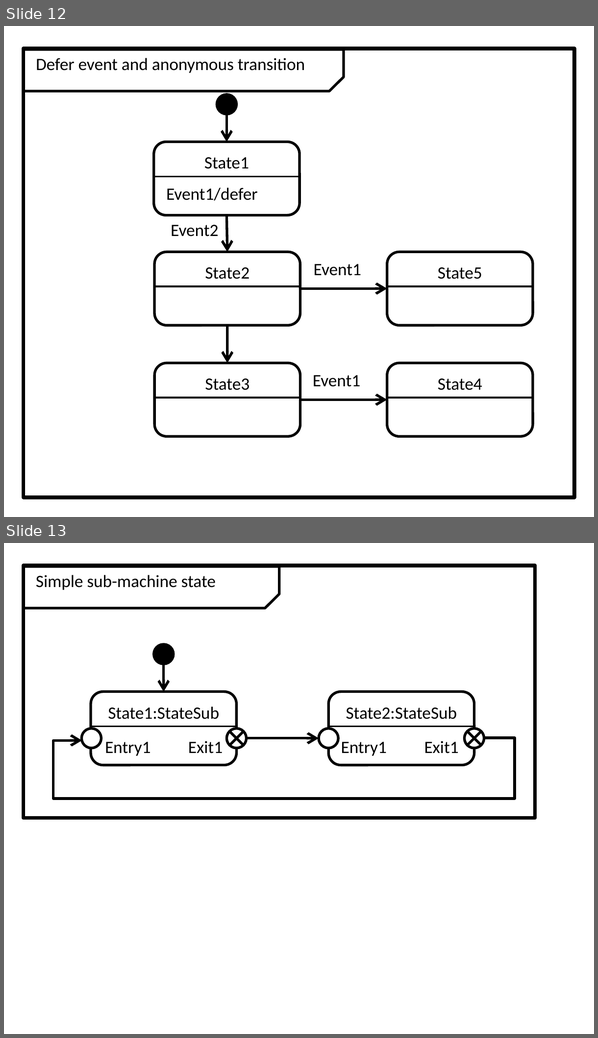
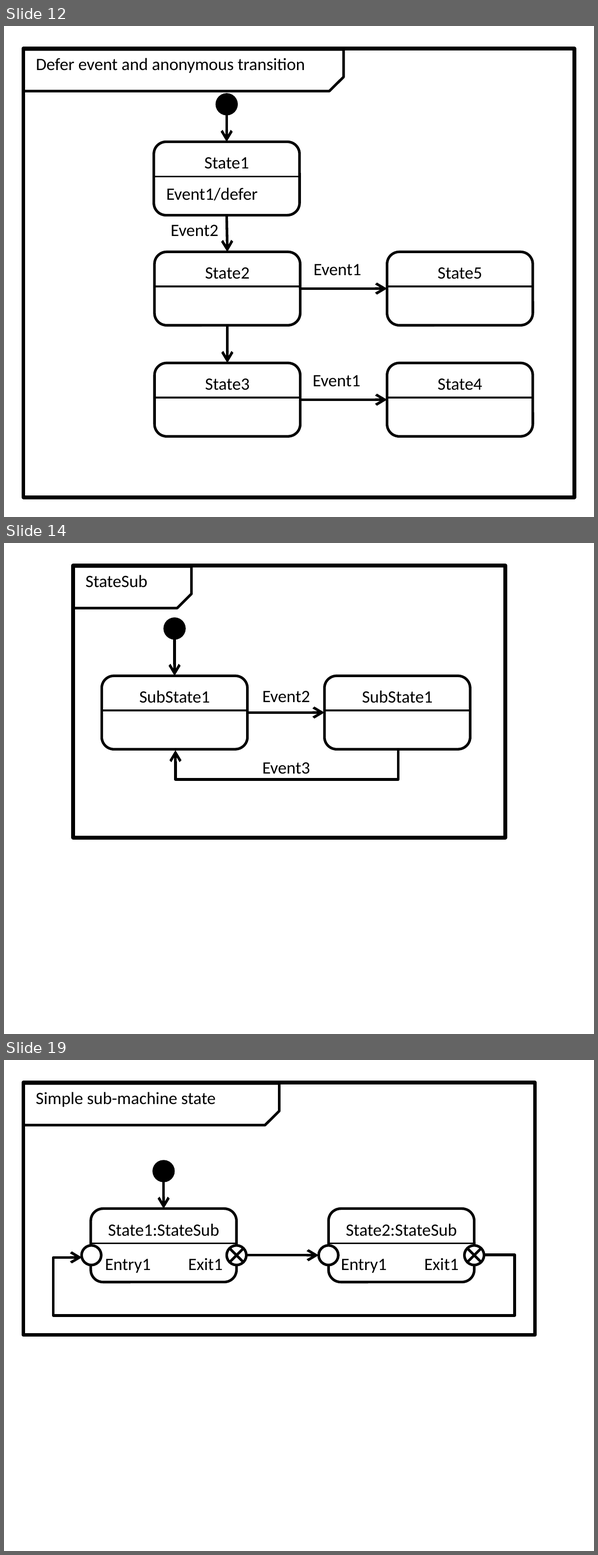
Before and after one commit to redboltz/cpp_sample, a slide deck: boost_training/msm/fig.pptx. Shown one above the other, each under a label of ours: slides 12 and 13 before the commit, slides 12, 14 and 19 after it; the slides between them are not shown. The pictures are 598x1038 and 598x1555 pixels, drawn with LibreOffice and Linux fonts; fonts in the diff are those of the drawing. Boxes give left, top, right and bottom in pixels: in the first picture for what was removed or moved away, otherwise in the second. Text is boxed around its words. In the diff, an @@ line names an element or a change of style, - is before the commit and + after.

Commit message:
Modified sub state machine diagrams.

```diff
--- a/boost_training/msm/fig.pptx
+++ b/boost_training/msm/fig.pptx
@@ slide 14 added at bbox=[4, 543, 594, 1034], background #FFFFFF @@
@@ rectangle added at bbox=[73, 566, 504, 837], outline #000000 2.25 pt @@
@@ snip rect added at bbox=[73, 567, 191, 608], outline #000000 1.5 pt @@
@@ text added at bbox=[85, 575, 147, 588], 10 pt, text #000000 @@
+StateSub
@@ ellipse added at bbox=[165, 619, 185, 639], fill #000000, outline #000000 1.5 pt @@
@@ arrow added from (175, 639) to (175, 676), #000000 1.5 pt @@
@@ rounded rectangle added at bbox=[102, 676, 247, 750], outline #000000 1.5 pt, 10 pt, text #000000 @@
+SubState1
@@ rounded rectangle added at bbox=[324, 676, 470, 750], outline #000000 1.5 pt, 10 pt, text #000000 @@
+SubState1
@@ text added at bbox=[262, 691, 310, 703], 10 pt, text #000000 @@
+Event2
@@ line added from (102, 710) to (247, 710), #000000 1 pt @@
@@ arrow added from (247, 713) to (324, 713), #000000 1.5 pt @@
@@ line added from (324, 710) to (469, 710), #000000 1 pt @@
@@ elbow arrow added from (398, 749) to (175, 750), #000000 1.5 pt @@
@@ text added at bbox=[262, 763, 310, 774], 10 pt, text #000000 @@
+Event3
@@ what was slide 13 is now slide 19 @@
```
Also in this commit, not shown: 5 other slides added, 9 other files.
